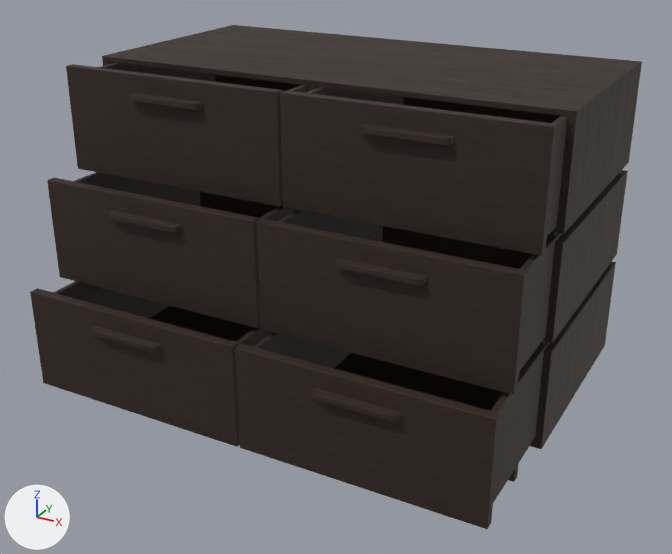
The glTF model modeliai/baldai/spintele.glb as it was, and as the next commit left it.
One viewpoint serves both versions: a camera (50 mm lens) standing at (0.875, -1.728, 1.107) and looking at (0.016, -0.166, 0.326). The axes (+X, +Y, +Z) are drawn at lower left. The lights are the same throughout. The older version comes first.

Objects in the first picture: 'Drawer1', 'Drawer2', 'Drawer3', 'Drawer4', 'Drawer5', 'Drawer6', 'Spintele'.
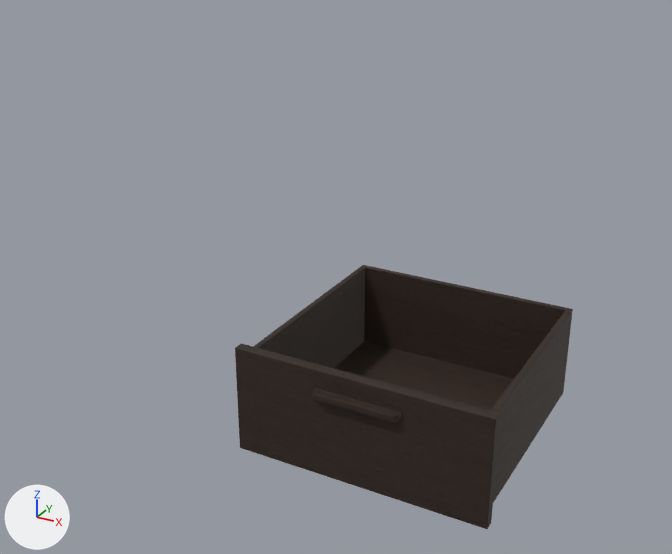
The newer file is also turned or shifted as a whole; pictures and numbers use the older file's frame.

The change, as JSON lines over the scene's bpy script:
```json
{"op": "remove", "block": "ob_spintele", "code": ["ob_spintele = bpy.data.objects.new('Spintele', me_spintele)", "ob_spintele.location = (0.0, 0.0, 0.0)"]}
{"op": "remove", "block": "ob_drawer5", "code": ["ob_drawer5 = bpy.data.objects.new('Drawer5', me_drawer5)", "ob_drawer5.location = (0.0, 0.0, 0.0)"]}
{"op": "remove", "block": "ob_drawer4", "code": ["ob_drawer4 = bpy.data.objects.new('Drawer4', me_drawer4)", "ob_drawer4.location = (0.0, 0.0, 0.0)"]}
{"op": "remove", "block": "ob_drawer3", "code": ["ob_drawer3 = bpy.data.objects.new('Drawer3', me_drawer3_001)", "ob_drawer3.location = (0.0, 0.0, 0.0)"]}
{"op": "remove", "block": "ob_drawer2", "code": ["ob_drawer2 = bpy.data.objects.new('Drawer2', me_drawer2_001)", "ob_drawer2.location = (0.0, 0.0, 0.0)"]}
{"op": "remove", "block": "ob_drawer1", "code": ["ob_drawer1 = bpy.data.objects.new('Drawer1', me_drawer1)", "ob_drawer1.location = (0.0, 0.0, 0.0)"]}
```

Location of each change, (x1, y1, x2, y2) in pixels of the pictures (672 x 554 px):
```json
{"object": "Spintele", "change": "deleted", "before": [102, 25, 642, 482]}
{"object": "Drawer4", "change": "deleted", "before": [257, 210, 562, 395]}
{"object": "Drawer2", "change": "deleted", "before": [280, 87, 568, 256]}
{"object": "Drawer1", "change": "deleted", "before": [66, 63, 307, 207]}
{"object": "Drawer3", "change": "deleted", "before": [47, 172, 296, 328]}
{"object": "Drawer5", "change": "deleted", "before": [30, 281, 272, 447]}
```
